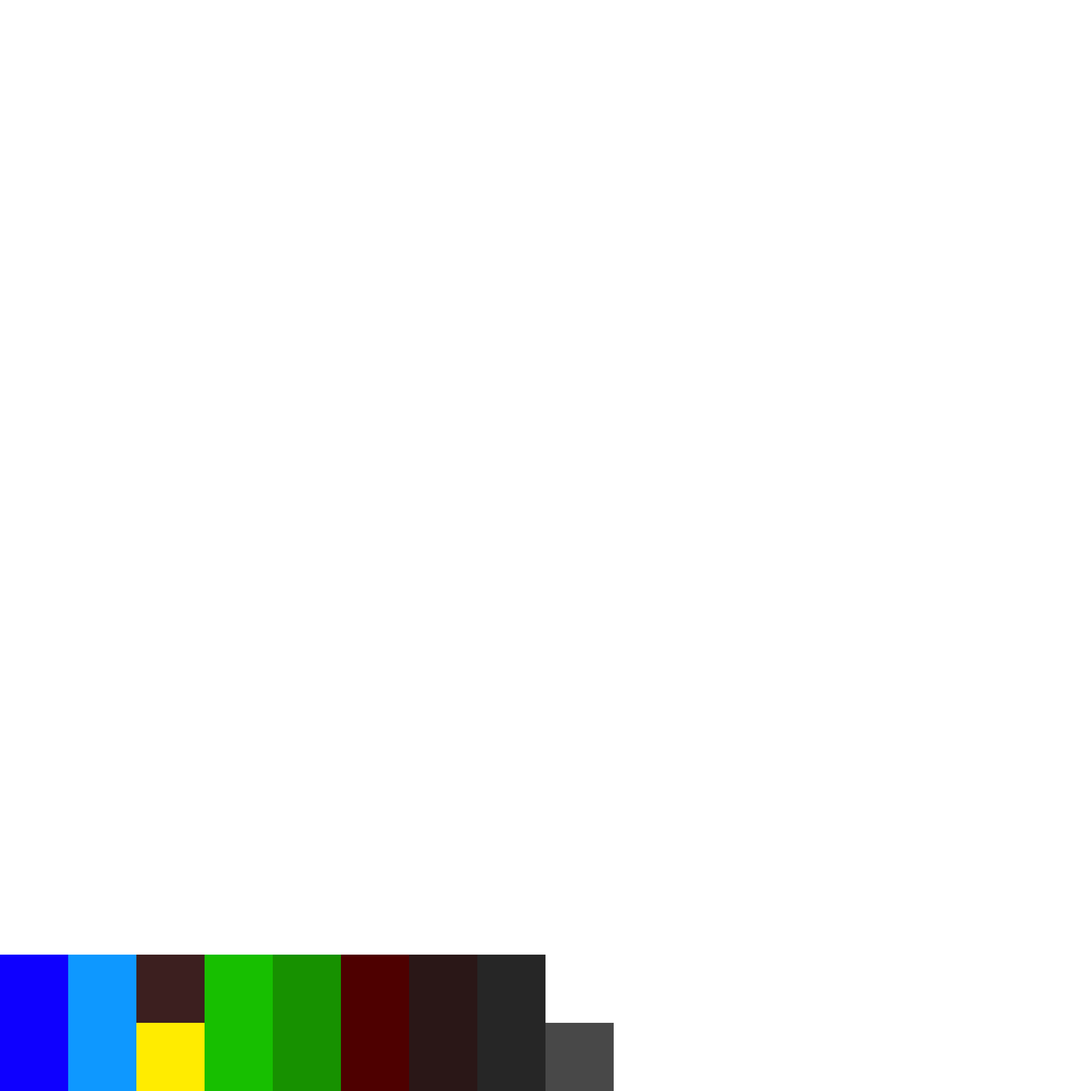
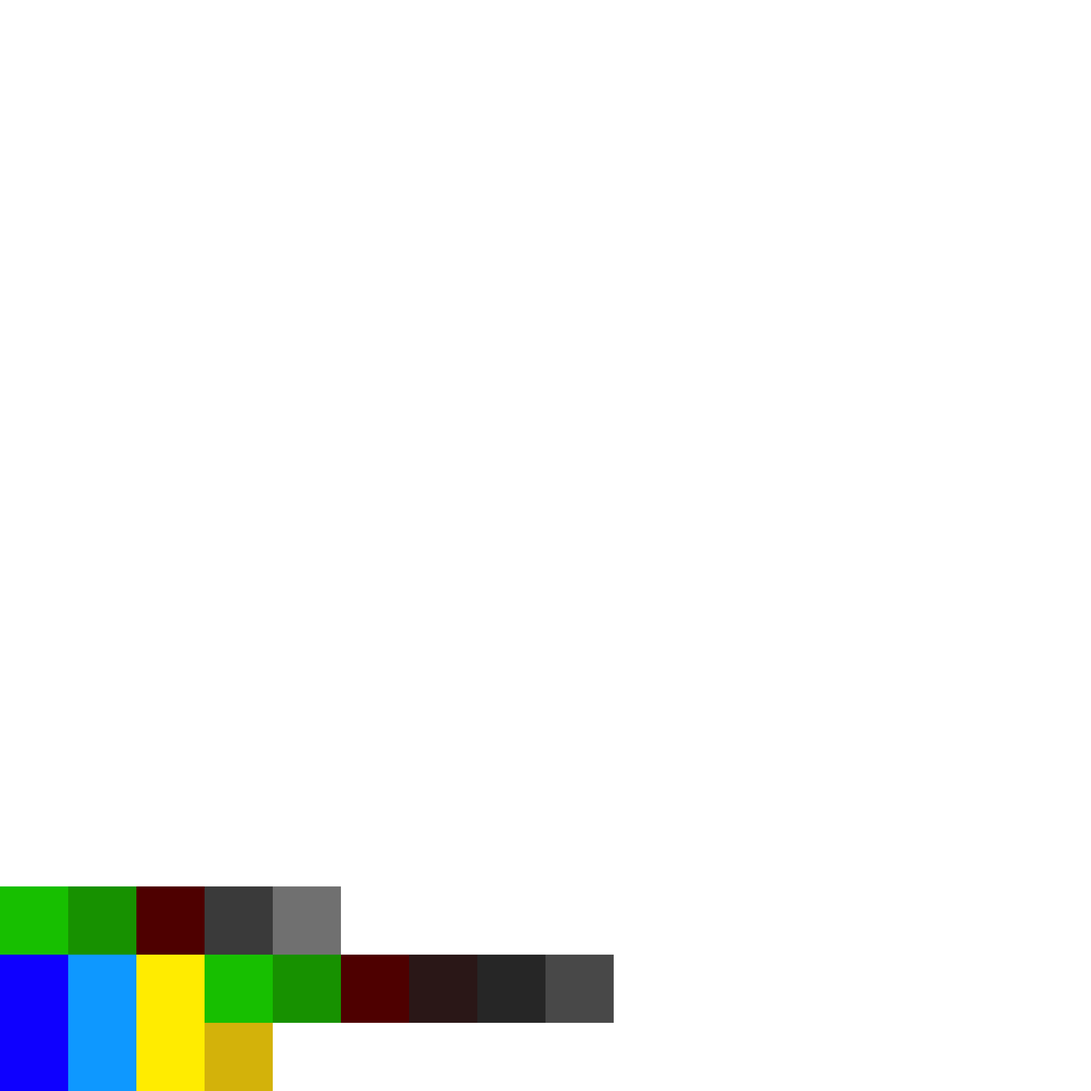
The second 1091 × 1091 image is a revision of the first. Changes to its layers:
renamed "Háttér" to "Látható", painted on it over [0, 886, 614, 1091]
